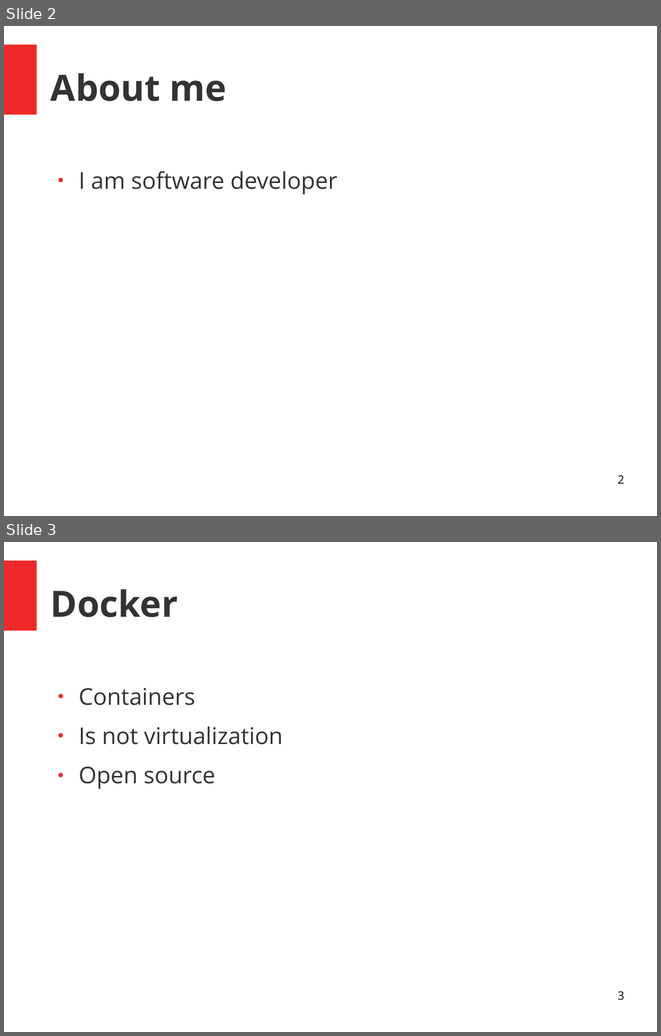
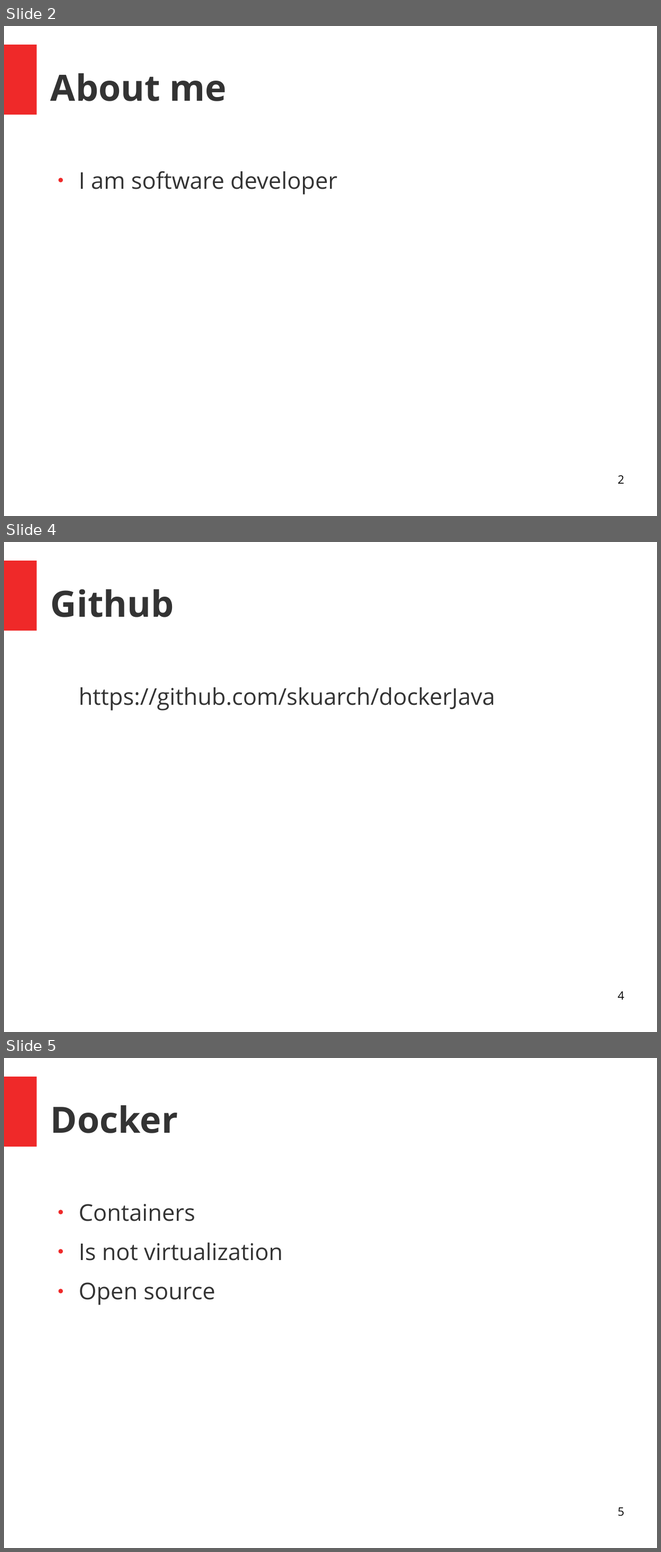
Before and after one commit to skuarch/dockerJava, a slide deck: dockerAndJava.odp. Shown one above the other, each under a label of ours: slides 2 and 3 before the commit, slides 2, 4 and 5 after it; the slides between them are not shown. The pictures are 661x1036 and 661x1552 pixels, drawn with LibreOffice and Linux fonts; fonts in the diff are those of the drawing. Boxes give left, top, right and bottom in pixels: in the first picture for what was removed or moved away, otherwise in the second. Text is boxed around its words. In the diff, an @@ line names an element or a change of style, - is before the commit and + after.

```diff
--- a/dockerAndJava.odp
+++ b/dockerAndJava.odp
@@ slide 4 added at [4,542,657,1032], background #FFFFFF; not listed: 1 template element that a slide beside it also shows @@
@@ title added at [51,589,174,617], 44 pt, text #333333, bold @@
+Github
@@ text added at [79,687,495,711], 28 pt, text #333333 @@
+https://github.com/skuarch/dockerJava
@@ page number added at [618,991,624,999], 14 pt, text #000000 @@
+4
@@ what was slide 3 is now slide 5 @@
@@ page number at [618,1507,624,1516]: text changed @@
-3
+5
```
Also in this commit, not shown: 6 slides changed, 2 other slides added.
